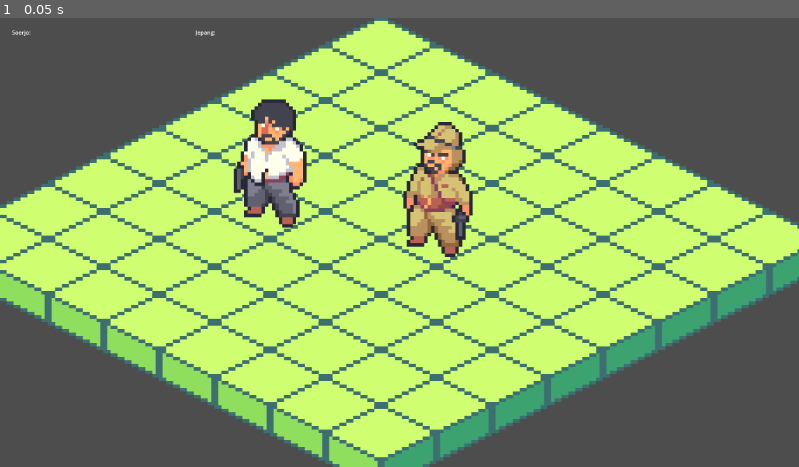
Above: before the commit, frame 1.
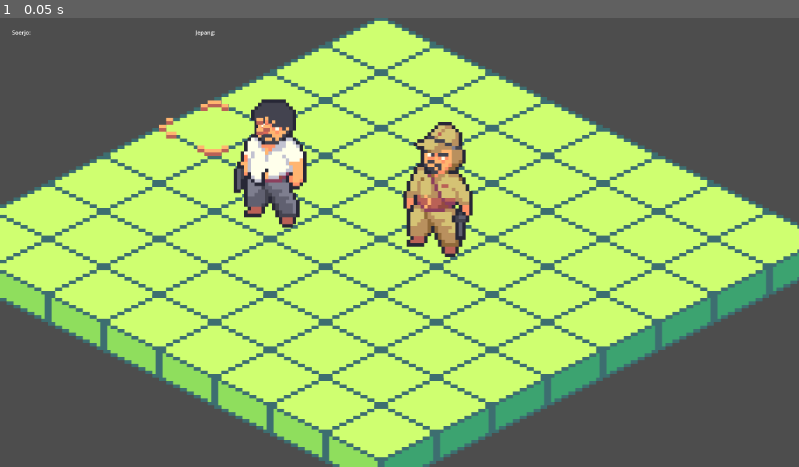
Above: after the commit, the same moment.

Repository: edenbayu/PerangSurabaya
Game: Godot game, scene res://Scene/level_1.tscn
Two runs of this game, one before a commit and one after it. Both use one fixed random seed, a clock stepped at 60 frames per second and the inputs below.
Inputs:
- Up to frame 1 (0.05 s): no input

The runs differ from the first frame. In frame 1, 0.2% of the frame differs, in the area x 19-34%, y 18-31%.
Error after the commit: Parse Error: Identifier "_sprite" not declared in the current scope. (res://Scene/GameBoard.gd:9)

Commit message:
update versi 1.1

Diff:
--- /dev/null
+++ b/TurnBased_AIBehavior/Scene/Cursor.tscn
@@ -0,0 +1,12 @@
+[gd_scene load_steps=3 format=3 uid="uid://cx7v1v1x1dgib"]
+
+[ext_resource type="Script" path="res://Scripts/Cursor.gd" id="1_ubby6"]
+[ext_resource type="Texture2D" uid="uid://vqurybysqffj" path="res://Sprites/cursor_overlay.png" id="2_gto66"]
+
+[node name="Cursor" type="Node2D"]
+script = ExtResource("1_ubby6")
+
+[node name="Timer" type="Timer" parent="."]
+
+[node name="Sprite2D" type="Sprite2D" parent="."]
+texture = ExtResource("2_gto66")
--- /dev/null
+++ b/TurnBased_AIBehavior/Scene/GameBoard.gd
@@ -0,0 +1,12 @@
+class_name GameBoard
+extends Node2D
+
+@onready var unitPath = $UnitPath
+@onready var cursor = $Cursor
+
+func _check_hoverable_tiles():
+	if unitPath.local_to_map(position) in unitPath.get_walkable_cells():
+		_sprite.visible = true
+	elif !unitPath.local_to_map(position) in unitPath.get_walkable_cells():
+		_sprite.visible = false
+	is_within_map = _sprite.visible
--- a/TurnBased_AIBehavior/Scene/UnitPath.gd
+++ b/TurnBased_AIBehavior/Scene/UnitPath.gd
@@ -12,6 +12,3 @@
 	current_path = _pathfinder.calculate_point_path(cell_start, cell_end)
 	for cell in current_path:
 		set_cell(0, cell, 0, Vector2(3,0))
-
-func _process(delta):
-	var click_pos = get_local_mouse_position()
--- a/TurnBased_AIBehavior/Scene/level_1.tscn
+++ b/TurnBased_AIBehavior/Scene/level_1.tscn
@@ -1,5 +1,6 @@
-[gd_scene load_steps=12 format=3 uid="uid://ccb0nkt8llyhg"]
+[gd_scene load_steps=14 format=3 uid="uid://ccb0nkt8llyhg"]
 
+[ext_resource type="Script" path="res://Scene/GameBoard.gd" id="1_hyekb"]
 [ext_resource type="PackedScene" uid="uid://bcbj38fvkj2b5" path="res://Scene/Player.tscn" id="1_lscfy"]
 [ext_resource type="Texture2D" uid="uid://b7mqwj77mfgeo" path="res://Resources/tilese_resized.png" id="1_saa2u"]
 [ext_resource type="Script" path="res://Scene/UnitPath.gd" id="2_3478f"]
@@ -9,6 +10,7 @@
 [ext_resource type="Texture2D" uid="uid://ci0yghdvtlx0" path="res://Sprites/jepang.png" id="4_6m427"]
 [ext_resource type="Resource" uid="uid://c6ef8av06lav7" path="res://Resources/EnemyJepang.tres" id="6_uetew"]
 [ext_resource type="PackedScene" uid="uid://crrclr6rtjda" path="res://Scene/UI.tscn" id="7_tpfhc"]
+[ext_resource type="PackedScene" uid="uid://cx7v1v1x1dgib" path="res://Scene/Cursor.tscn" id="11_saeha"]
 
 [sub_resource type="TileSetAtlasSource" id="TileSetAtlasSource_dv1jj"]
 texture = ExtResource("1_saa2u")
@@ -28,7 +30,10 @@
 
 [node name="Level1" type="Node2D"]
 
-[node name="UnitPath" type="TileMap" parent="."]
+[node name="GameBoard" type="Node2D" parent="."]
+script = ExtResource("1_hyekb")
+
+[node name="UnitPath" type="TileMap" parent="GameBoard"]
 y_sort_enabled = true
 tile_set = SubResource("TileSet_12pj3")
 format = 2
@@ -36,25 +41,27 @@
 layer_0/tile_data = PackedInt32Array(65535, 65536, 0, 0, 65536, 0, 1, 65536, 0, 2, 65536, 0, 3, 65536, 0, 4, 65536, 0,  …(1037 unchanged characters)…
 script = ExtResource("2_3478f")
 
-[node name="Player" type="Node2D" parent="."]
+[node name="Player" type="Node2D" parent="GameBoard"]
 
-[node name="Soerjo" parent="Player" instance=ExtResource("1_lscfy")]
+[node name="Soerjo" parent="GameBoard/Player" instance=ExtResource("1_lscfy")]
 position = Vector2(155, 97)
 script = ExtResource("2_n6hoc")
 skin = ExtResource("3_buwkf")
 util = ExtResource("3_ortks")
 
-[node name="Enemy" type="Node2D" parent="."]
+[node name="Enemy" type="Node2D" parent="GameBoard"]
 
-[node name="Enemy1" parent="Enemy" instance=ExtResource("1_lscfy")]
+[node name="Enemy1" parent="GameBoard/Enemy" instance=ExtResource("1_lscfy")]
 position = Vector2(644, 172)
 script = ExtResource("2_n6hoc")
 skin = ExtResource("4_6m427")
 util = ExtResource("6_uetew")
 
-[node name="CharacterBody2D" parent="Enemy" instance=ExtResource("1_lscfy")]
+[node name="CharacterBody2D" parent="GameBoard/Enemy" instance=ExtResource("1_lscfy")]
 
-[node name="CharacterBody2D2" parent="Enemy" instance=ExtResource("1_lscfy")]
+[node name="CharacterBody2D2" parent="GameBoard/Enemy" instance=ExtResource("1_lscfy")]
+
+[node name="Cursor" parent="GameBoard" instance=ExtResource("11_saeha")]
 
 [node name="Camera2D" type="Camera2D" parent="."]
 position = Vector2(533, 330)
--- /dev/null
+++ b/TurnBased_AIBehavior/Scripts/Cursor.gd
@@ -0,0 +1,48 @@
+class_name Cursor
+extends Node2D
+
+@onready var _timer: Timer = $Timer
+@onready var _sprite: Sprite2D = $Sprite2D
+#Emitted ketika melakukan click pada cell yang sedang ditunjuk
+signal accept_pressed(cell)
+#Emitted ketika kursor bergerak ke cell baru
+signal moved(new_cell)
+#Waktu sebelum mouse dapat berpindah lagi
+@export var cursor_ui_cooldown := 0.1
+
+#Menentukan koordinat cell yg ditunjuk atau (hovered) by cursor
+var is_within_map: bool
+
+### PR BENARKAN CURSOR LOCATOR SESUAIKAN DENGAN TILEMAP### ->> DONE [v]
+var cell := Vector2.ZERO:
+	set(value):
+		var new_cell: Vector2 = map.local_to_map(get_global_mouse_position())
+
+		cell = new_cell
+		position = map.map_to_local(cell)
+		_check_hoverable_tiles()
+		emit_signal("moved", cell)
+		_timer.start()
+
+# Called when the node enters the scene tree for the first time.
+func _ready():
+	_timer.wait_time = cursor_ui_cooldown
+	position = map.local_to_map(cell)
+
+func _unhandled_input(event: InputEvent) -> void:
+	# Navigating cells with the mouse (update cell baed on hovered mouse).
+	if event is InputEventMouseMotion:
+		cell = map.local_to_map(event.position)
+	# Trying to select something in a cell.
+	elif event.is_action_pressed("click") or event.is_action_pressed("ui_accept"):
+		print(cell)
+		emit_signal("accept_pressed", cell)
+		get_viewport().set_input_as_handled()
+
+	var should_move := event.is_pressed()
+	if event.is_echo():
+		should_move = should_move and _timer.is_stopped()
+
+	if not should_move:
+		return
+# Called every frame. 'delta' is the elapsed time since the previous frame.
Renamed: TurnBased_AIBehavior/Grid.tres -> TurnBased_AIBehavior/Resources/Grid.tres
Renamed: TurnBased_AIBehavior/Grid.gd -> TurnBased_AIBehavior/Scripts/Grid.gd
Renamed: TurnBased_AIBehavior/Pathfinder.gd -> TurnBased_AIBehavior/Scripts/Pathfinder.gd
Binary file added: TurnBased_AIBehavior/Sprites/cursor_overlay.png
Not shown, added: TurnBased_AIBehavior/Sprites/cursor_overlay.png.import
